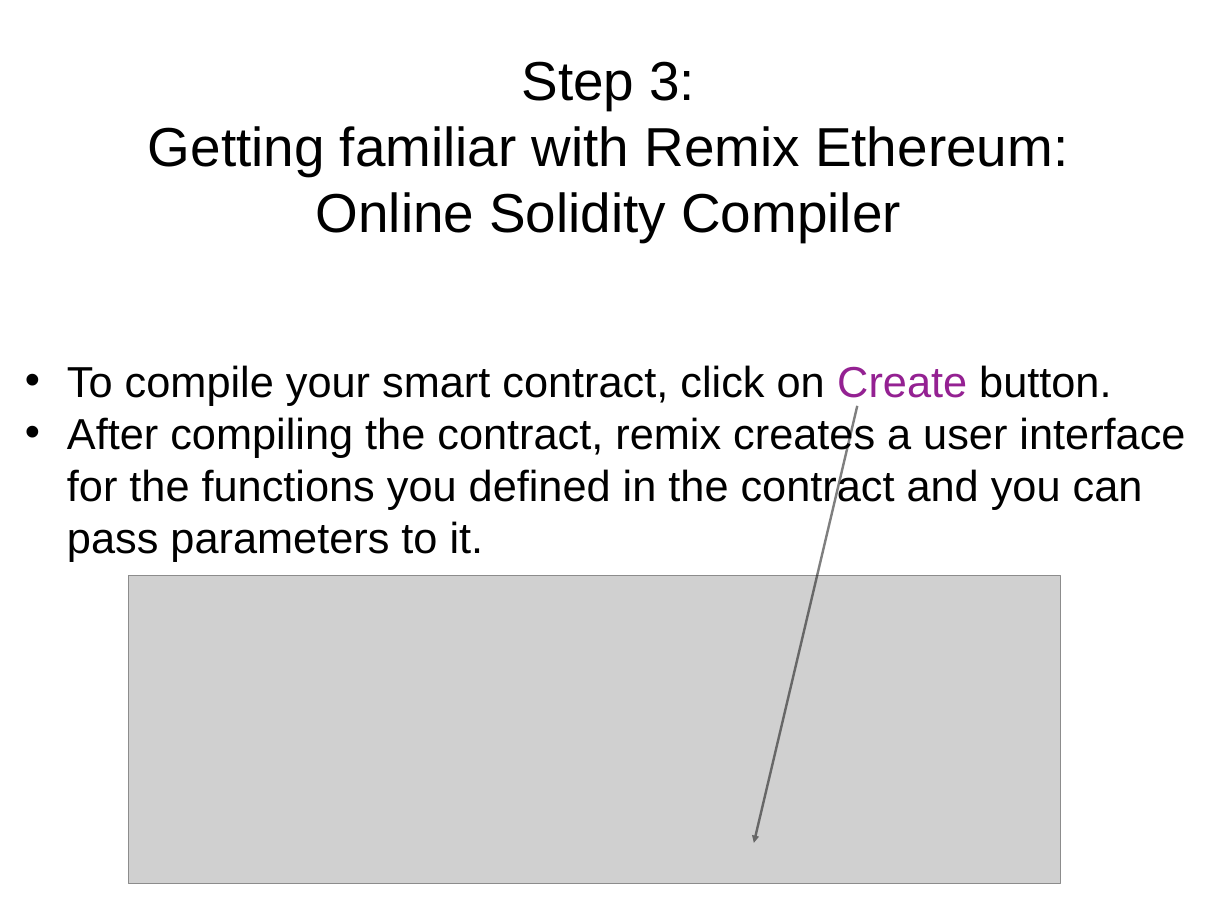
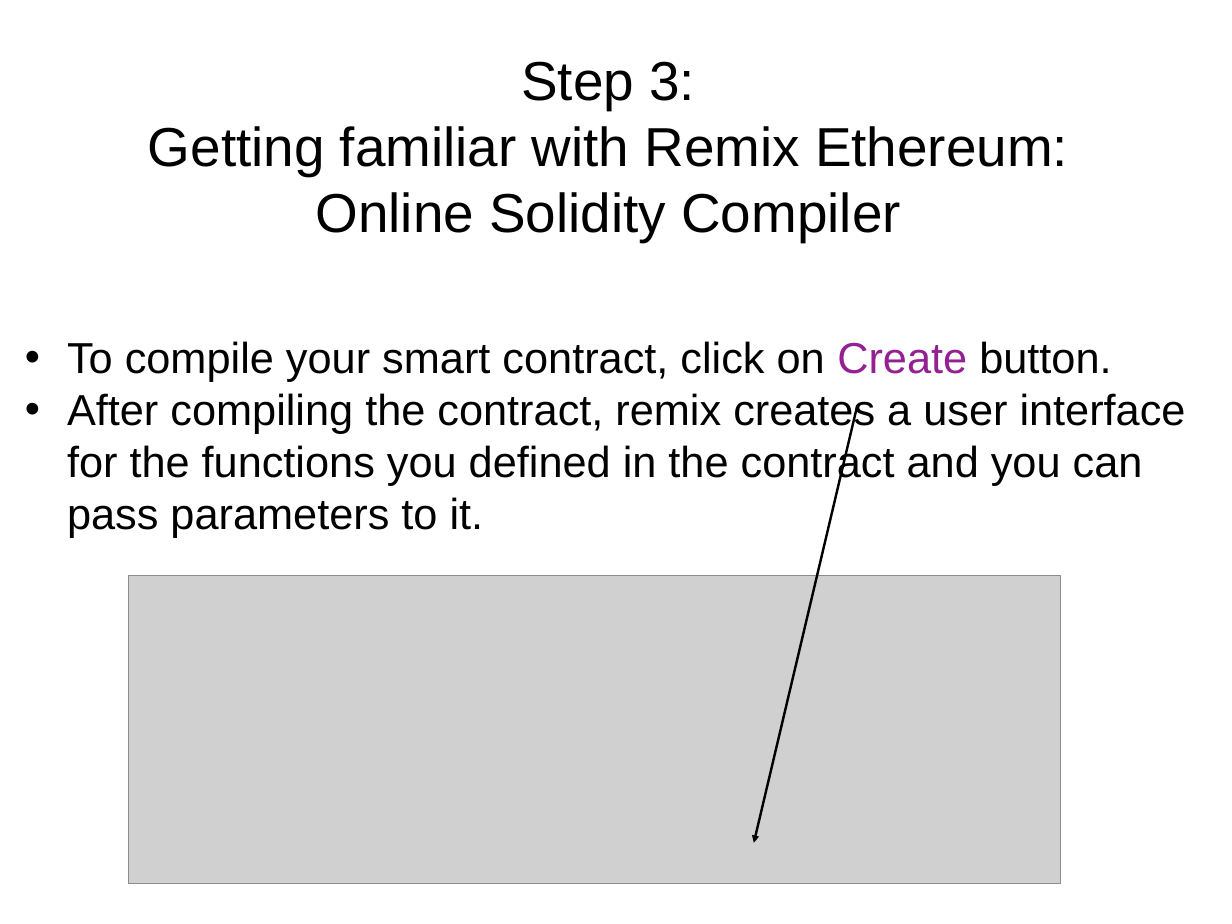
Before and after one commit to solegga/blockchaincourse, a slide deck: slide 12 of How_to_connect_to_university_of_edinburgh_private_blockchain.pptx. Drawn at 1232x924 pixels with LibreOffice and Linux fonts; fonts in the diff are those of the drawing; grey boxes stand for pictures. Boxes give left, top, right and bottom in pixels: in the first picture for what was removed or moved away, otherwise in the second. Text is boxed around its words. In the diff, an @@ line names an element or a change of style, - is before the commit and + after.

Commit message:
Update connection instructions with Remix-Chrome bug

```diff
--- a/How_to_connect_to_university_of_edinburgh_private_blockchain.pptx
+++ b/How_to_connect_to_university_of_edinburgh_private_blockchain.pptx
@@ text "To compile your smart contract, ...": place and size @@
-text "To compile your smart contract, ..." at [67,365,1185,561]
+text "To compile your smart contract, ..." at [67,341,1186,537]
@@ arrow removed from (858, 406) to (754, 843) @@
@@ freeform shape added at [754,406,857,843], outline #000000 2.01 pt @@
```
Also in this commit, not shown: 14 other slides changed, 1 other file.
